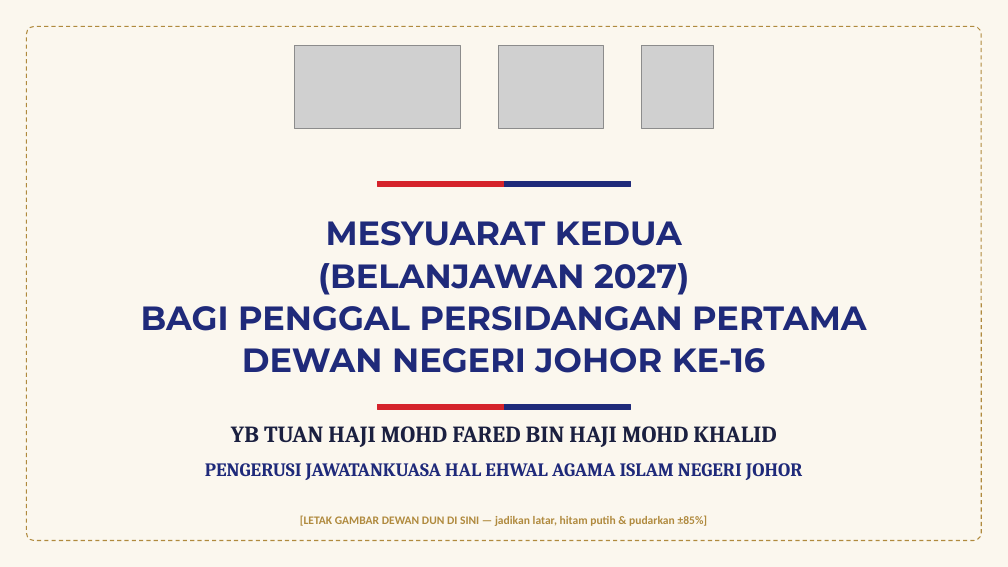
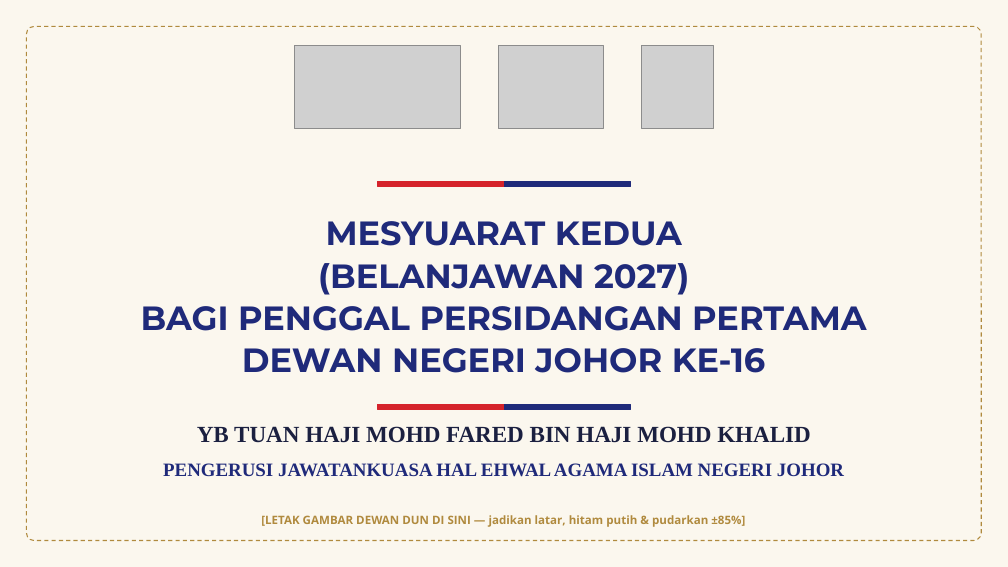
Before and after one commit to nawaljoe/Nawal, a slide deck: slide 1 of Infografik_Soalan_Lisan_A182_Belanjawan2027.pptx. Drawn at 1008x567 pixels with LibreOffice and Linux fonts; fonts in the diff are those of the drawing; grey boxes stand for pictures. Boxes give left, top, right and bottom in pixels: in the first picture for what was removed or moved away, otherwise in the second. Text is boxed around its words. In the diff, an @@ line names an element or a change of style, - is before the commit and + after.

```diff
--- a/Infografik_Soalan_Lisan_A182_Belanjawan2027.pptx
+++ b/Infografik_Soalan_Lisan_A182_Belanjawan2027.pptx
@@ text "YB TUAN HAJI MOHD FARED ..." at (197,426,811,443): font Cambria to Times New Roman @@
@@ text "PENGERUSI JAWATANKUASA HAL EHWAL AGAMA ..." at (163,463,844,477): font Cambria to Times New Roman @@
@@ text "[LETAK GAMBAR DEWAN DUN DI ..." at (261,515,745,527): font Calibri to Open Sans @@
```
Also in this commit, not shown: 15 other slides changed.
